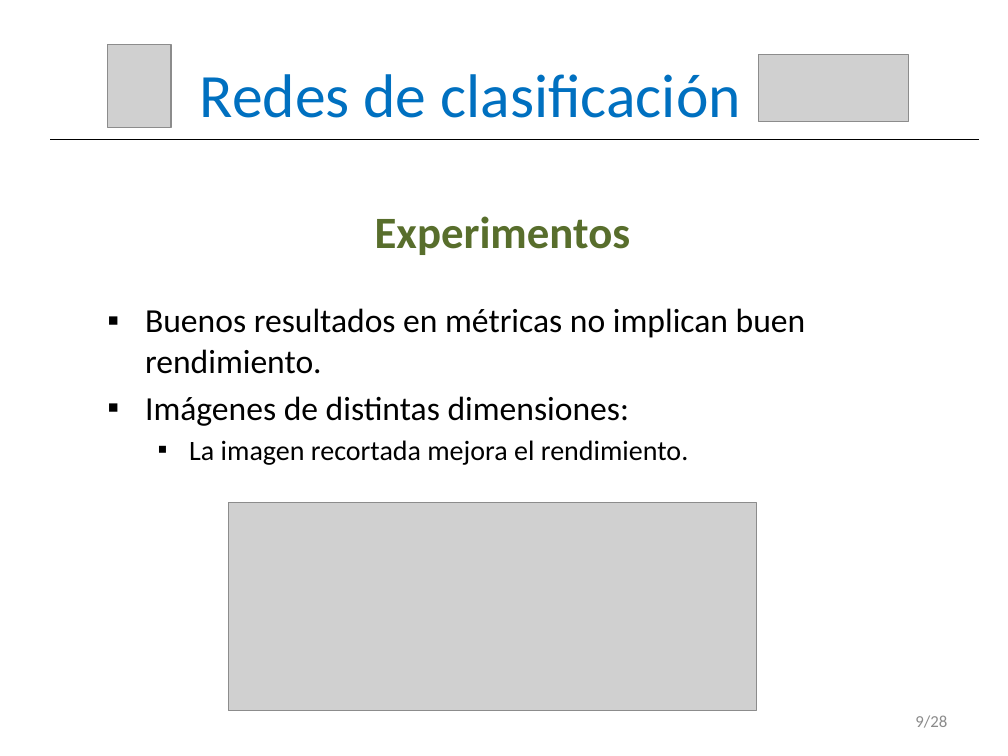
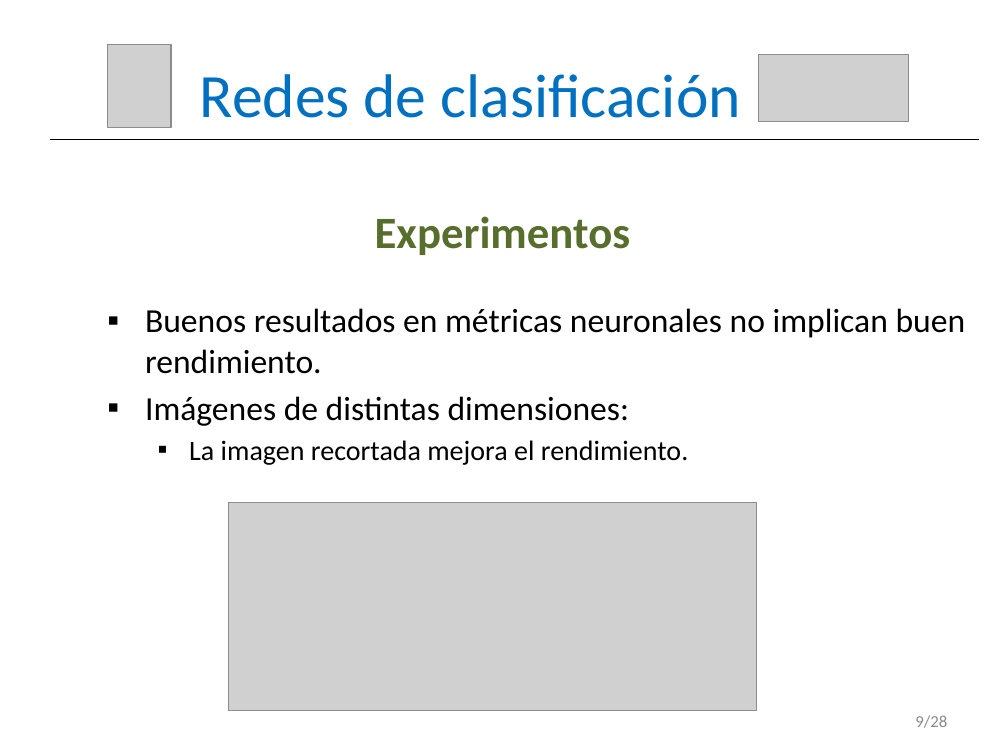
Before and after one commit to RoboticsLabURJC/2017-tfm-vanessa-fernandez, a slide deck: slide 10 of Memoria/Presentación.pptx. Drawn at 1008x756 pixels with LibreOffice and Linux fonts; fonts in the diff are those of the drawing; grey boxes stand for pictures. Boxes give left, top, right and bottom in pixels: in the first picture for what was removed or moved away, otherwise in the second. Text is boxed around its words. In the diff, an @@ line names an element or a change of style, - is before the commit and + after.

Commit message:
presentacion

```diff
--- a/Memoria/Presentación.pptx
+++ b/Memoria/Presentación.pptx
@@ text at [145,308,966,374]: text changed @@
-▪ Buenos resultados en métricas no implican buen rendimiento.
+▪ Buenos resultados en métricas neuronales no implican buen rendimiento.
```
Also in this commit, not shown: 1 other slide changed.
